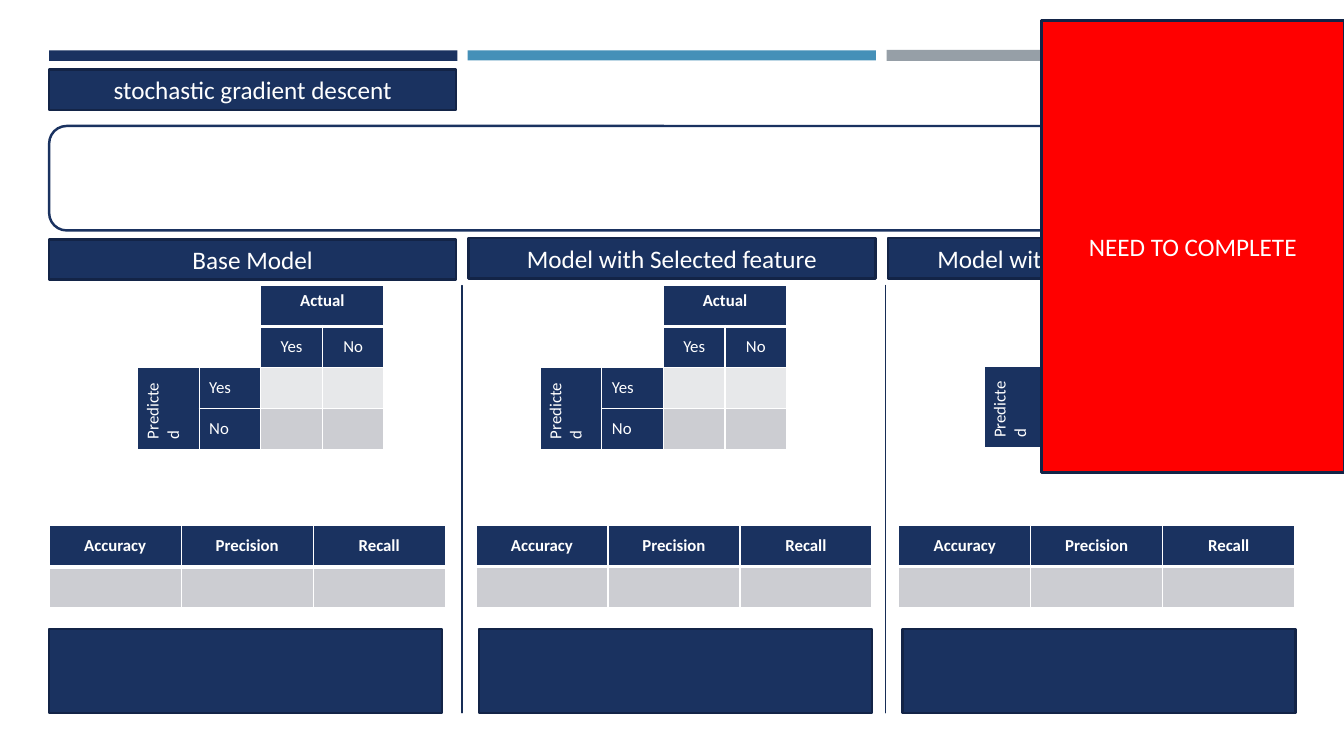
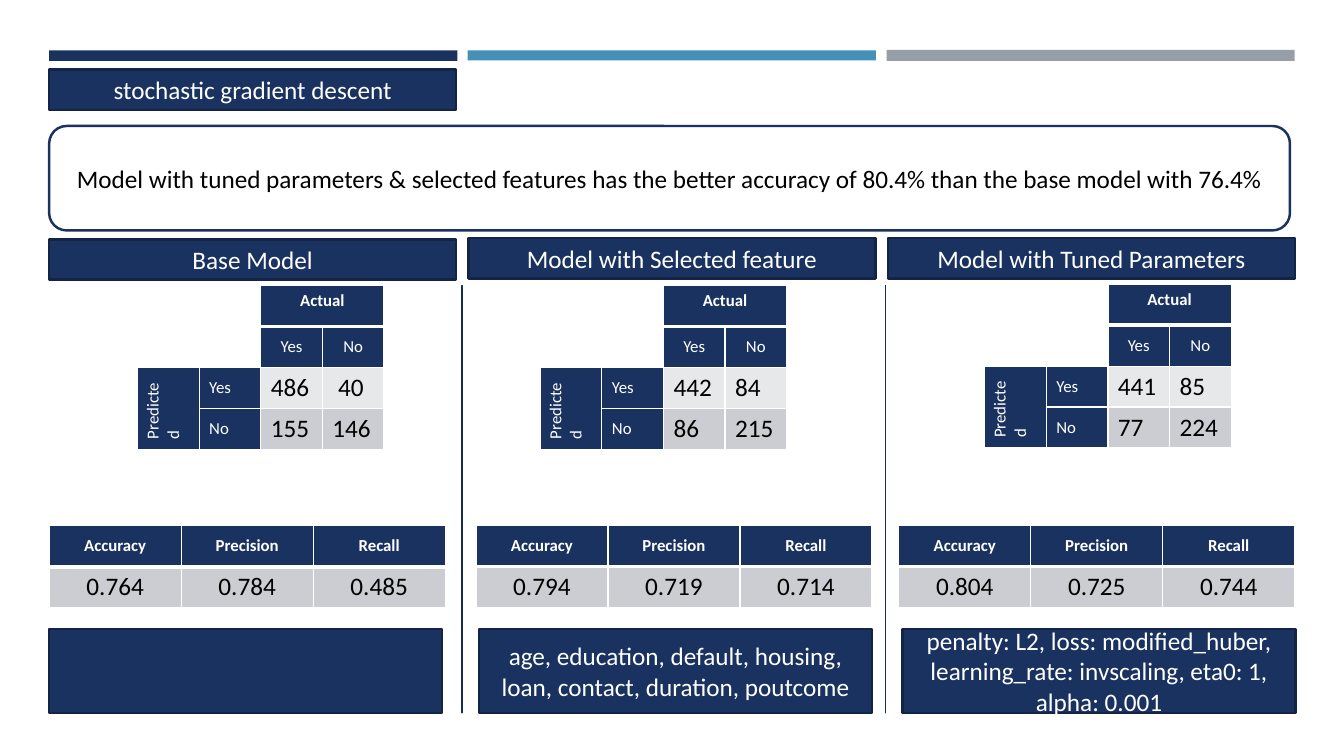
Before and after one commit to ManagementEngineer/sd4001-project, a slide deck: slide 10 of Maths Project Group 8_PPT.pptx. Drawn at 1344x756 pixels with LibreOffice and Linux fonts; fonts in the diff are those of the drawing. Boxes give left, top, right and bottom in pixels: in the first picture for what was removed or moved away, otherwise in the second. Text is boxed around its words. In the diff, an @@ line names an element or a change of style, - is before the commit and + after.

Commit message:
PPT updated with SGD & DT

```diff
--- a/Maths Project Group 8_PPT.pptx
+++ b/Maths Project Group 8_PPT.pptx
@@ rectangle removed at [1042, 20, 1344, 473] @@
-NEED TO COMPLETE
@@ text in rounded rectangle at [77, 170, 1261, 192]: text added @@
+Model with tuned parameters & selected features has the better accuracy of 80.4% than the base model with 76.4%
@@ table at [137, 285, 383, 448] @@
-row 3, column 3: 
+row 3, column 3: 486
-row 3, column 4: 
+row 3, column 4: 40
-row 4, column 3: 
+row 4, column 3: 155
-row 4, column 4: 
+row 4, column 4: 146
@@ table at [540, 285, 786, 448] @@
-row 3, column 3: 
+row 3, column 3: 442
-row 3, column 4: 
+row 3, column 4: 84
-row 4, column 3: 
+row 4, column 3: 86
-row 4, column 4: 
+row 4, column 4: 215
@@ table at [985, 284, 1231, 447] @@
-row 3, column 3: 
+row 3, column 3: 441
-row 3, column 4: 
+row 3, column 4: 85
-row 4, column 3: 
+row 4, column 3: 77
-row 4, column 4: 
+row 4, column 4: 224
@@ table at [49, 526, 446, 608] @@
-row 2:  |  | 
+row 2: 0.764 | 0.784 | 0.485
@@ table at [476, 525, 872, 607] @@
-row 2:  |  | 
+row 2: 0.794 | 0.719 | 0.714
@@ table at [899, 525, 1296, 607] @@
-row 2:  |  | 
+row 2: 0.804 | 0.725 | 0.744
@@ text in rectangle at [502, 647, 849, 700]: text added @@
+age, education, default, housing, loan, contact, duration, poutcome
@@ text in rectangle at [927, 632, 1271, 717]: text added @@
+penalty: L2, loss: modified_huber, learning_rate: invscaling, eta0: 1, alpha: 0.001
```
Also in this commit, not shown: 2 other slides changed.
